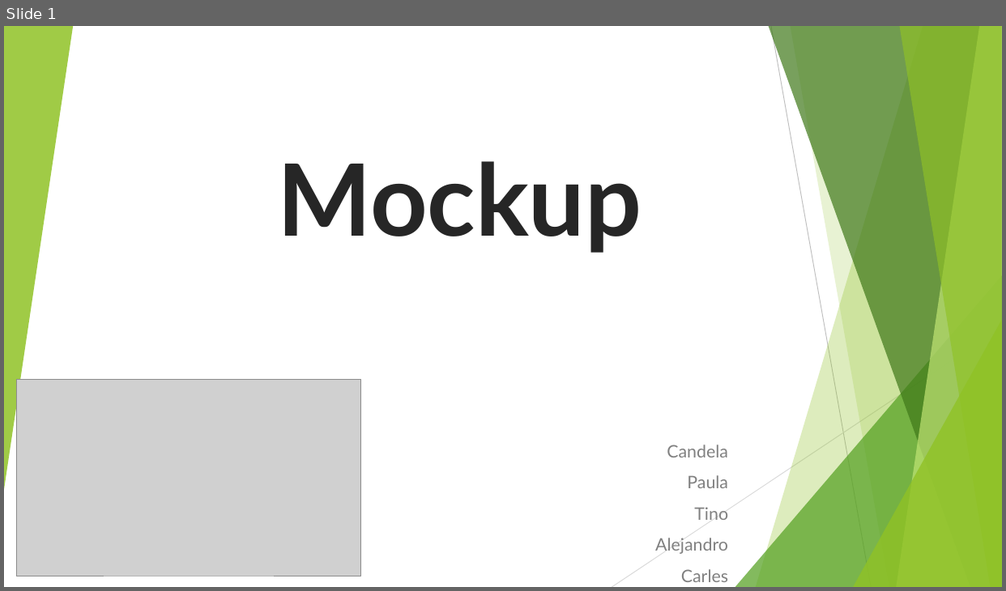
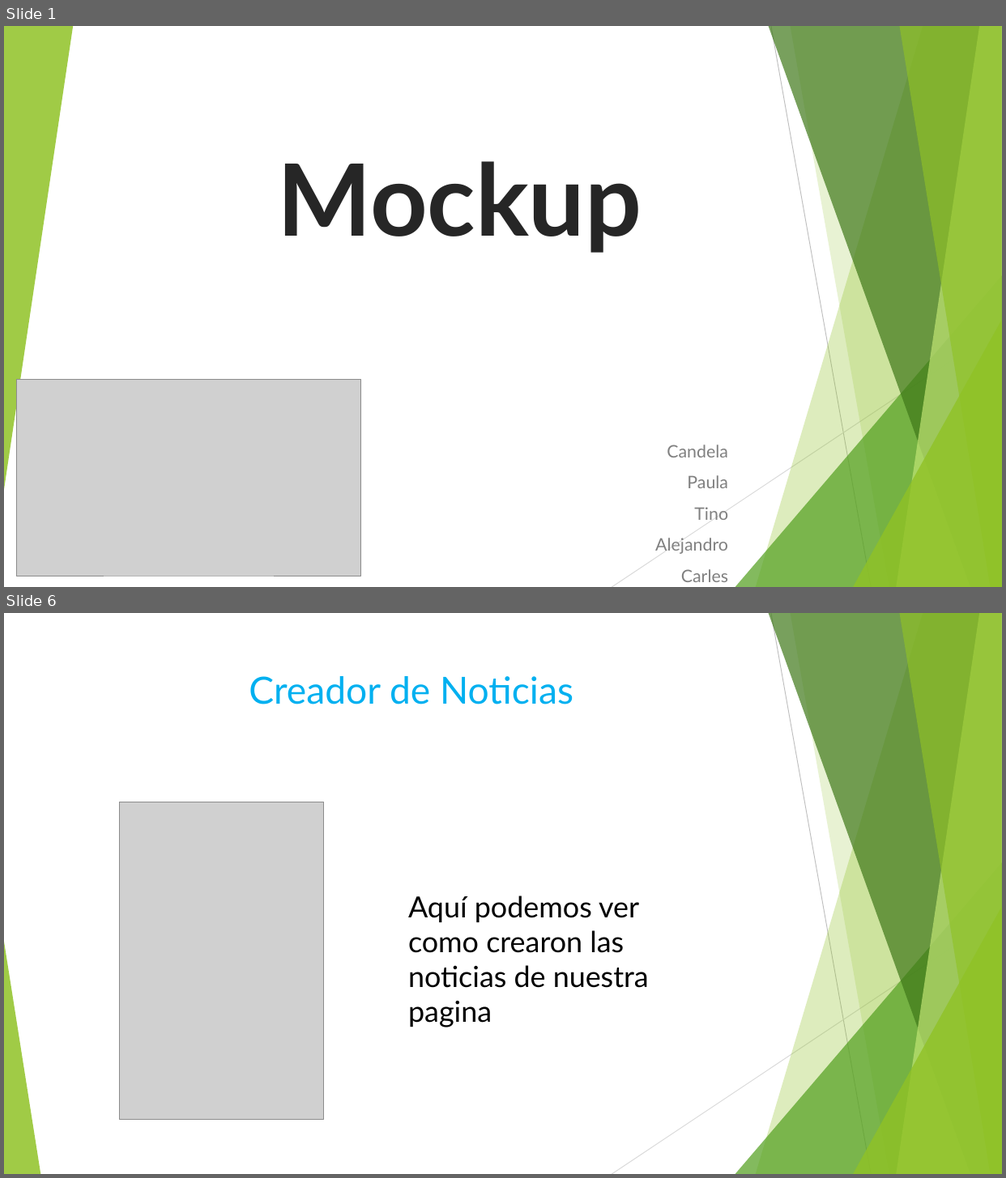
Before and after one commit to Tiinocm/ProyectoIntegrado, a slide deck: carles/poryecto integrado.pptx. Shown one above the other, each under a label of ours: slide 1 before the commit, slides 1 and 6 after it; the slides between them are not shown. The pictures are 1006x591 and 1006x1178 pixels, drawn with LibreOffice and Linux fonts; fonts in the diff are those of the drawing; grey boxes stand for pictures. Boxes give left, top, right and bottom in pixels: in the first picture for what was removed or moved away, otherwise in the second. Text is boxed around its words. In the diff, an @@ line names an element or a change of style, - is before the commit and + after.

```diff
--- a/carles/poryecto integrado.pptx
+++ b/carles/poryecto integrado.pptx
@@ slide 6 added at (4, 613, 1002, 1174), background #FFFFFF; not listed: 9 template elements that a slide beside it also shows @@
@@ title added at (249, 676, 573, 705), 36 pt, text #00B0F0 @@
+Creador de Noticias
@@ picture added at (119, 802, 324, 1119) @@
@@ text added at (408, 896, 649, 1028), 28 pt, text #000000 @@
+Aquí podemos ver como crearon las noticias de nuestra pagina
@@ triangle added at (4, 942, 40, 1174), fill #90C226 at 85% opacity @@
```
Also in this commit, not shown: 6 other slides added.
